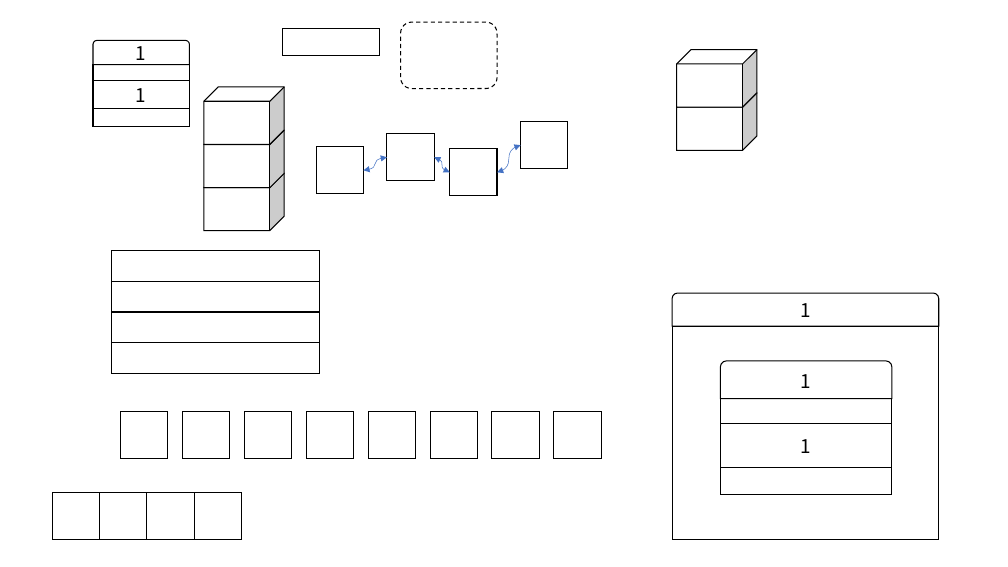
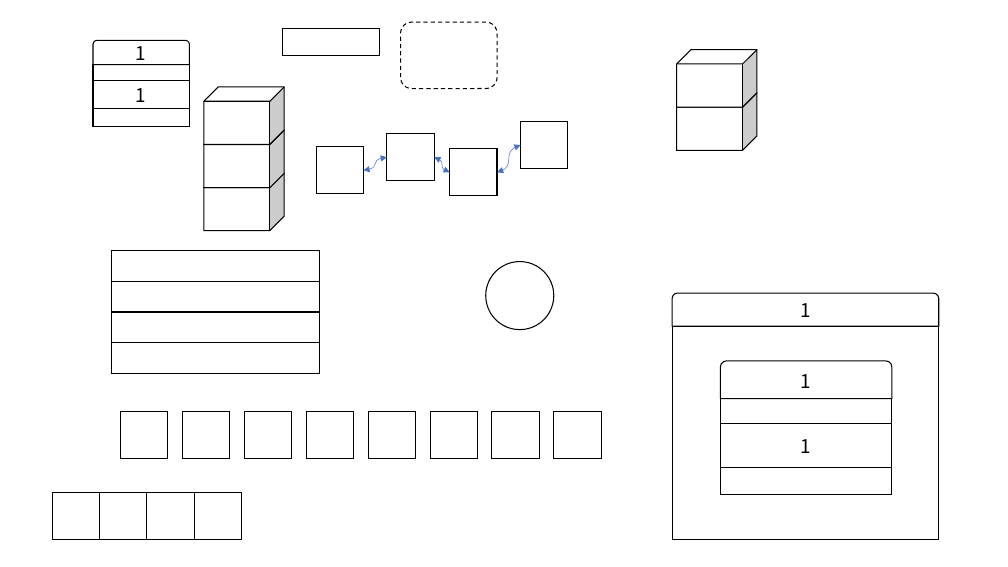
Before and after one commit to libinyl/lcore, a slide deck: slide 1 of 文件系统.pptx. Drawn at 1008x567 pixels with LibreOffice and Linux fonts; fonts in the diff are those of the drawing. Boxes give left, top, right and bottom in pixels: in the first picture for what was removed or moved away, otherwise in the second. Text is boxed around its words. In the diff, an @@ line names an element or a change of style, - is before the commit and + after.

```diff
--- a/文件系统.pptx
+++ b/文件系统.pptx
@@ ellipse added at bbox=[486, 262, 554, 330], outline #000000 1 pt @@
```
Also in this commit, not shown: 1 other slide changed, 3 slides added, 16 other files.
